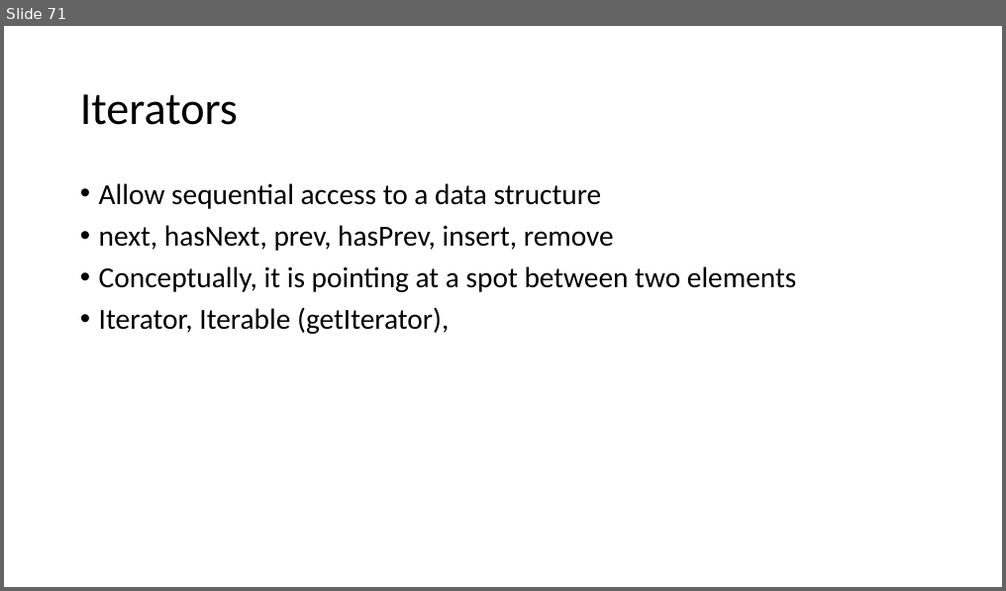
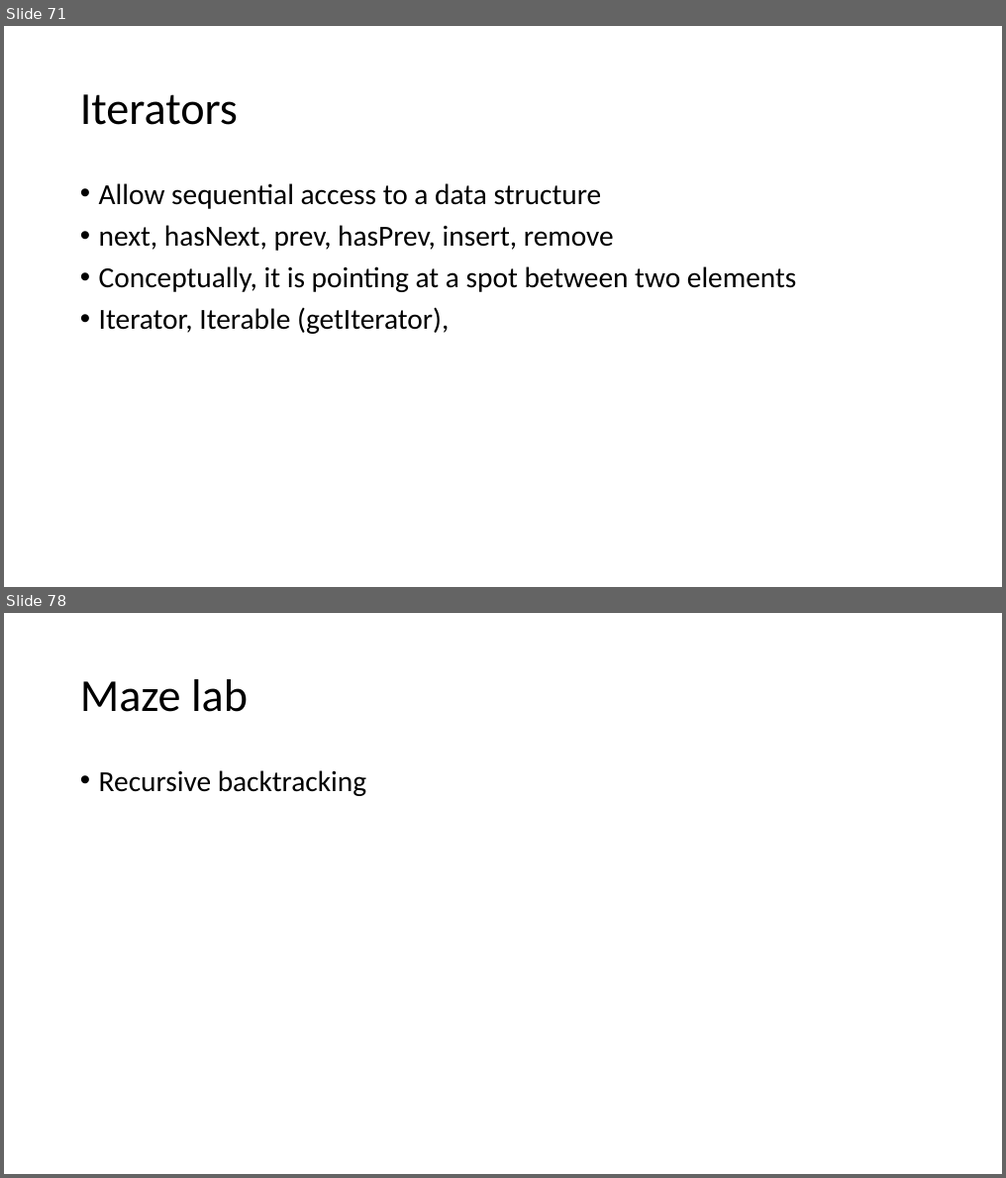
Before and after one commit to skalakm/232, a slide deck: notes.pptx. Shown one above the other, each under a label of ours: slide 71 before the commit, slides 71 and 78 after it; the slides between them are not shown. The pictures are 1006x591 and 1006x1178 pixels, drawn with LibreOffice and Linux fonts; fonts in the diff are those of the drawing. Boxes give left, top, right and bottom in pixels: in the first picture for what was removed or moved away, otherwise in the second. Text is boxed around its words. In the diff, an @@ line names an element or a change of style, - is before the commit and + after.

```diff
--- a/notes.pptx
+++ b/notes.pptx
@@ slide 78 added at <box>4,613,1002,1174</box>, background #FFFFFF @@
@@ title added at <box>80,679,248,712</box>, 44 pt, text #000000 @@
+Maze lab
@@ text added at <box>99,770,366,796</box>, 28 pt, text #000000 @@
+• Recursive backtracking
```
Also in this commit, not shown: 6 other slides added.
